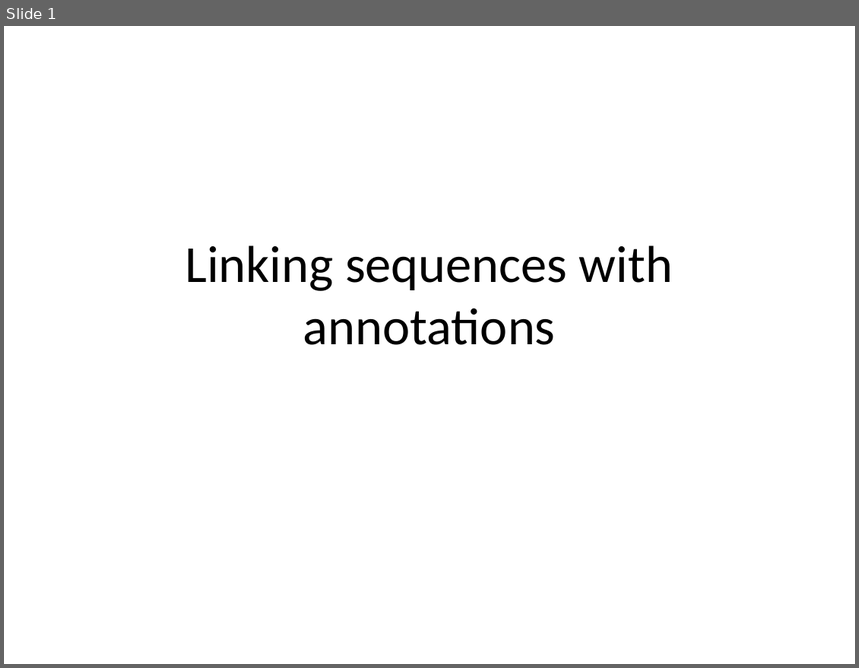
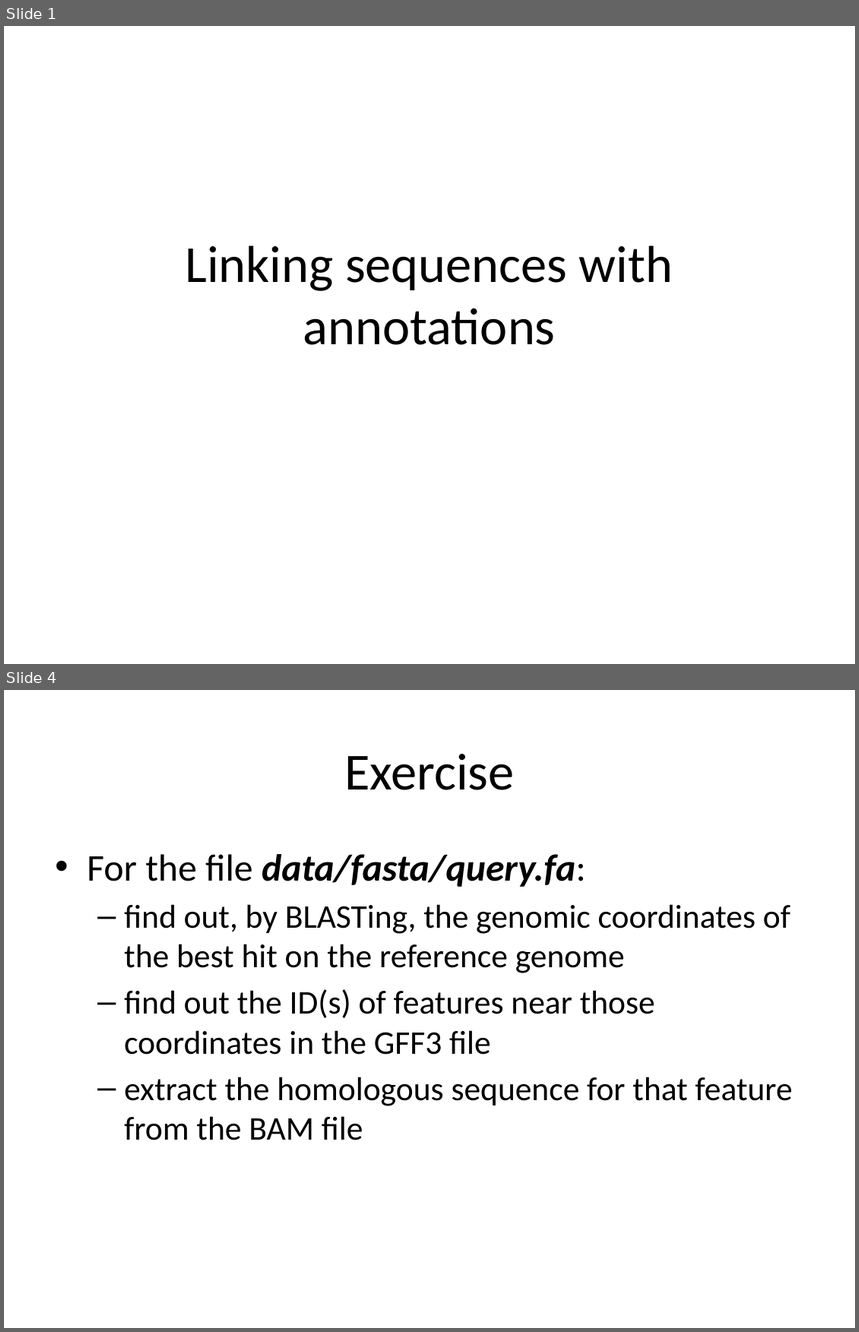
Before and after one commit to naturalis/arangs, a slide deck: doc/slides/day3/session4/seq2gff.pptx. Shown one above the other, each under a label of ours: slide 1 before the commit, slides 1 and 4 after it; the slides between them are not shown. The pictures are 859x668 and 859x1332 pixels, drawn with LibreOffice and Linux fonts; fonts in the diff are those of the drawing. Boxes give left, top, right and bottom in pixels: in the first picture for what was removed or moved away, otherwise in the second. Text is boxed around its words. In the diff, an @@ line names an element or a change of style, - is before the commit and + after.

```diff
--- a/doc/slides/day3/session4/seq2gff.pptx
+++ b/doc/slides/day3/session4/seq2gff.pptx
@@ slide 4 added at (4,690,855,1328), background #FFFFFF @@
@@ title added at (344,754,514,790), 44 pt, text #000000 @@
+Exercise
@@ text added at (87,854,793,1141), 28 pt, text #000000 @@
+• For the file data/fasta/query.fa:
+  – find out, by BLASTing, the genomic coordinates of the best hit on the reference genome
+  – find out the ID(s) of features near those coordinates in the GFF3 file
+  – extract the homologous sequence for that feature from the BAM file
```
Also in this commit, not shown: 2 other slides added.
